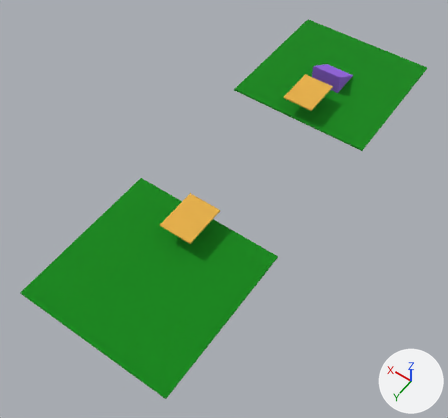
One commit to the glTF model models/goweti/goweti.glb: the scene before it, then after it.
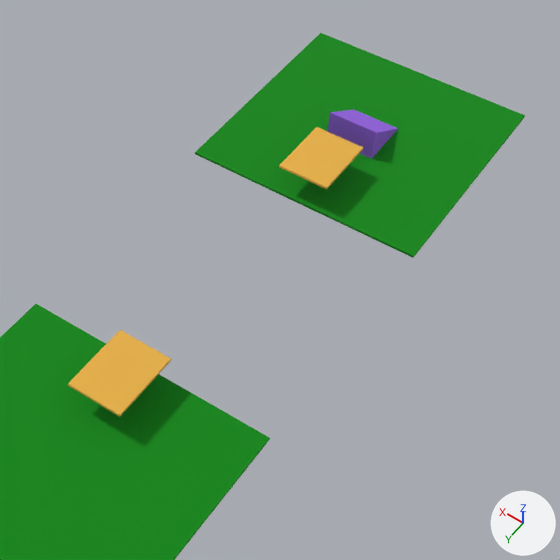
Each version is shown whole from a camera (50 mm lens) standing at (-68.9, 162.5, 145.4) and looking at (0.2, 65.8, -6.6), then close up on the part from 27% to 100% of the width and 0% to 78% of the height. Every picture has the same lights, and +X, +Y and +Z are marked at lower right. Objects named as collision shapes, trigger or cutter boxes, shadow casters or lower levels of detail are left out. Where no turn or scale is listed for an object, it has been applied to the vertices.

Objects in the first close-up: 'BaseCube', 'BaseCube.001', 'FloatingPlatform', 'FloatingPlatform.001', 'Ramp'.
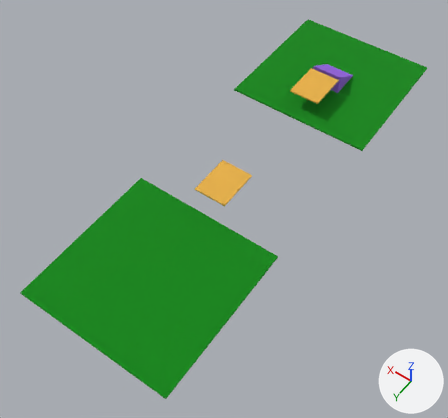
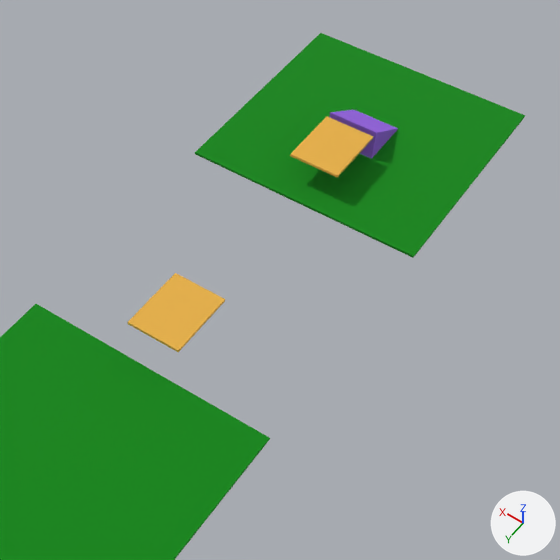
Commit message: Made adjustments to Goweti

Changed parts and their boxes (x1, y1, x2, y2) in the close-ups (560 x 560 px):
'FloatingPlatform.001', moved
    before: (68, 330, 171, 417)
    after: (127, 273, 225, 352)
'FloatingPlatform', moved
    before: (279, 127, 363, 189)
    after: (290, 116, 373, 177)

What changed in the scene script:
```text
Change ob_floatingplatform:
    ob_floatingplatform.location: (0.0, 18.0, 6.7) -> (0.0, 14.0, 6.7)
Change ob_floatingplatform_001:
    ob_floatingplatform_001.location: (0.0, 82.3, 6.7) -> (0.0, 66.3, 6.7)
```
